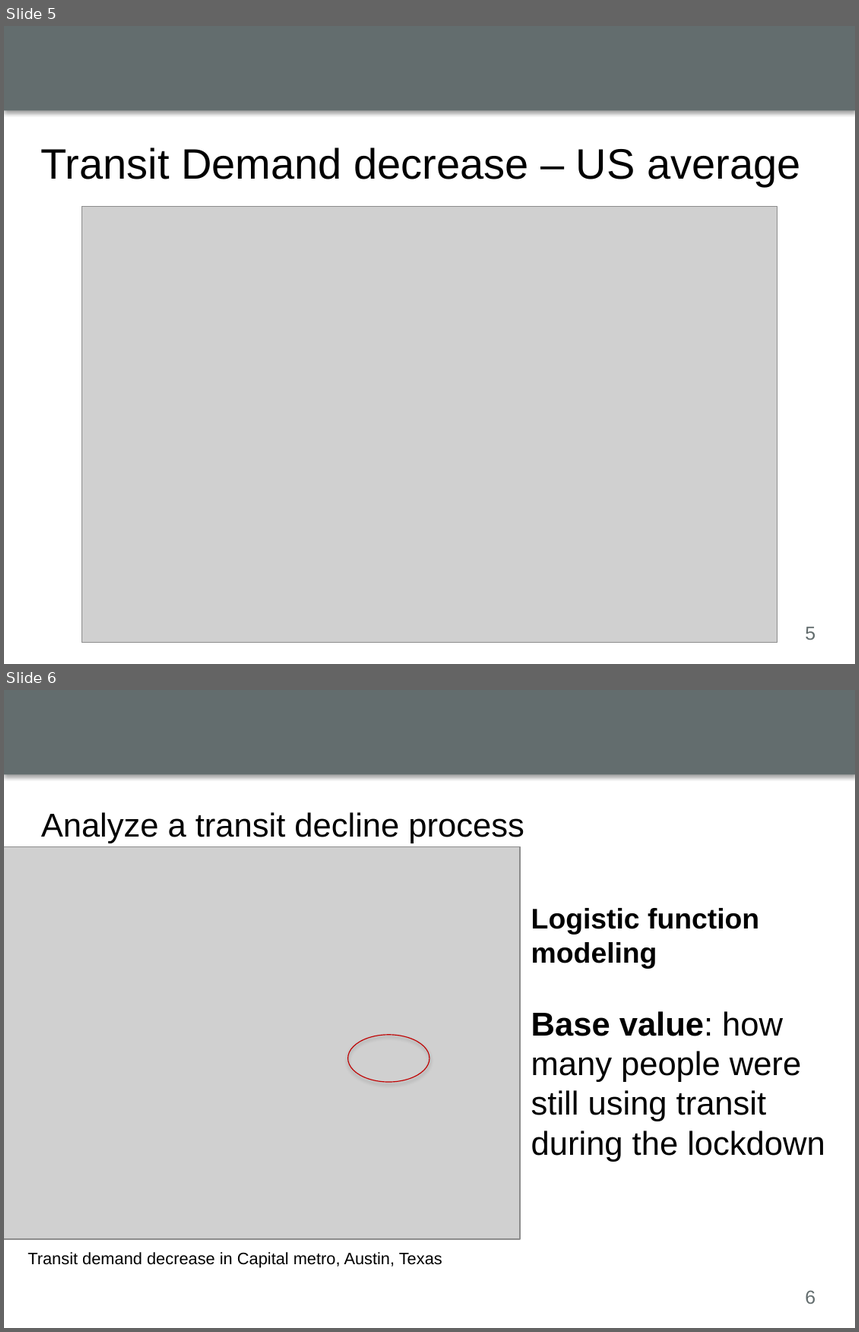
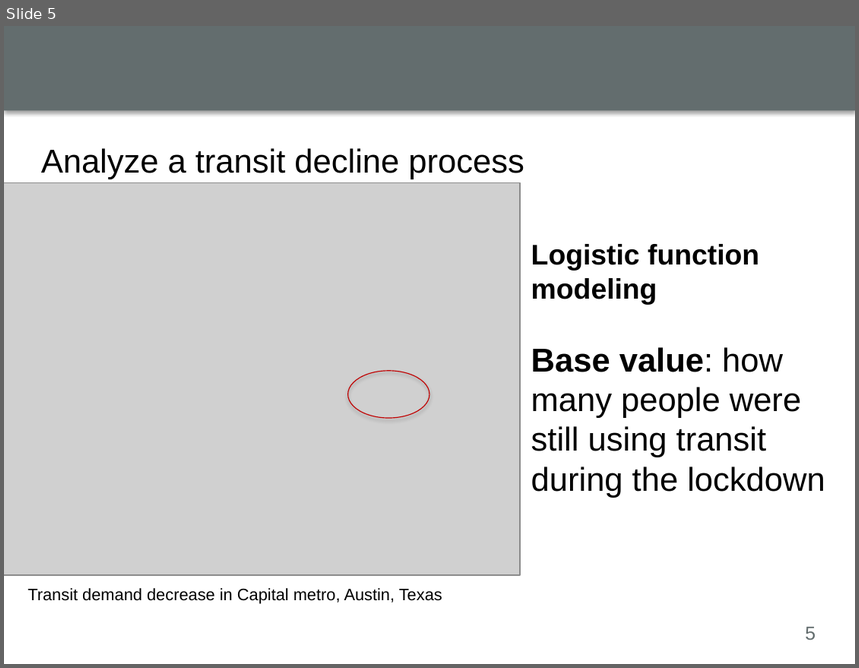
Before and after one commit to luyuliu/COVID-Transit-Demand, a slide deck: doc/lightning_talk.pptx. Shown one above the other, each under a label of ours: slides 5 and 6 before the commit, slide 5 after it. The pictures are 859x1332 and 859x668 pixels, drawn with LibreOffice and Linux fonts; fonts in the diff are those of the drawing; grey boxes stand for pictures; background and template pictures are left out. Boxes give left, top, right and bottom in pixels: in the first picture for what was removed or moved away, otherwise in the second. Text is boxed around its words. In the diff, an @@ line names an element or a change of style, - is before the commit and + after.

```diff
--- a/doc/lightning_talk.pptx
+++ b/doc/lightning_talk.pptx
@@ slide 5 removed at (x1=4, y1=26, x2=855, y2=664), background #FFFFFF; not listed: 2 template elements that a slide beside it also shows @@
@@ title removed at (x1=41, y1=148, x2=800, y2=186) @@
-Transit Demand decrease – US average
@@ picture removed at (x1=82, y1=206, x2=777, y2=643) @@
@@ what was slide 6 is now slide 5 @@
@@ page number at (x1=805, y1=627, x2=816, y2=640): text changed @@
-6
+5
```
Also in this commit, not shown: 2 slides changed, 1 other slide removed.
